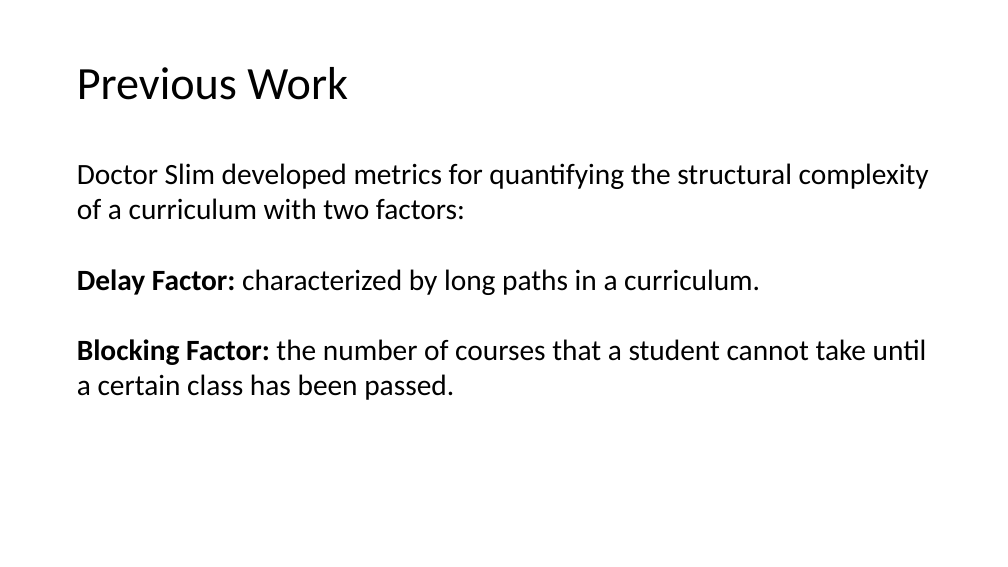
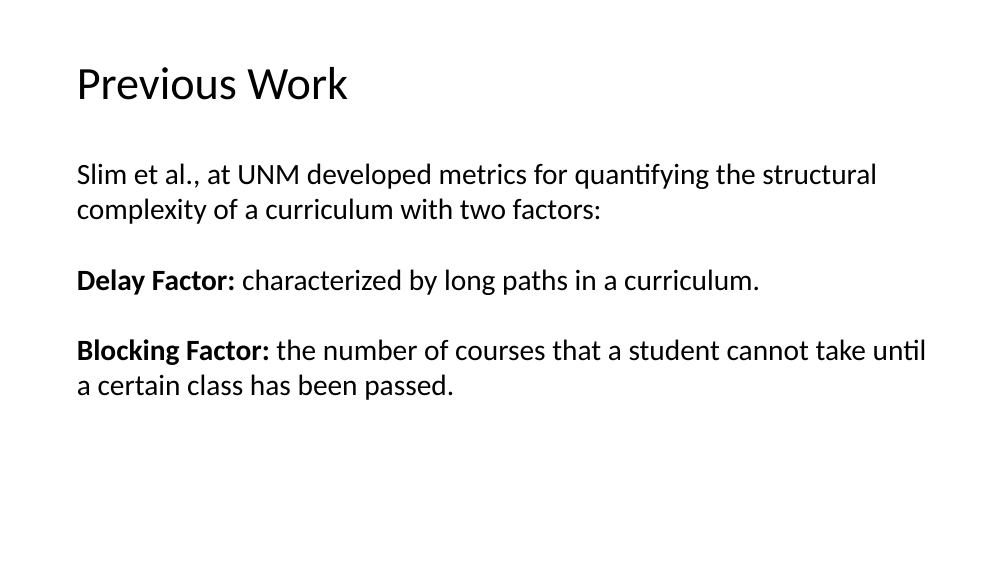
Before and after one commit to M-S-H/thesis, a slide deck: slide 8 of Defense.pptx (slide 10 before the commit). Drawn at 1008x567 pixels with LibreOffice and Linux fonts; fonts in the diff are those of the drawing. Boxes give left, top, right and bottom in pixels: in the first picture for what was removed or moved away, otherwise in the second. Text is boxed around its words. In the diff, an @@ line names an element or a change of style, - is before the commit and + after.

```diff
--- a/Defense.pptx
+++ b/Defense.pptx
@@ text at (x1=77, y1=163, x2=877, y2=224): text changed @@
-Doctor Slim developed metrics for quantifying the structural complexity of a curriculum with two factors:
+Slim et al., at UNM developed metrics for quantifying the structural complexity of a curriculum with two factors:
```
Also in this commit, not shown: 17 other slides changed, 1 slide added, 3 slides removed, 13 other files.
